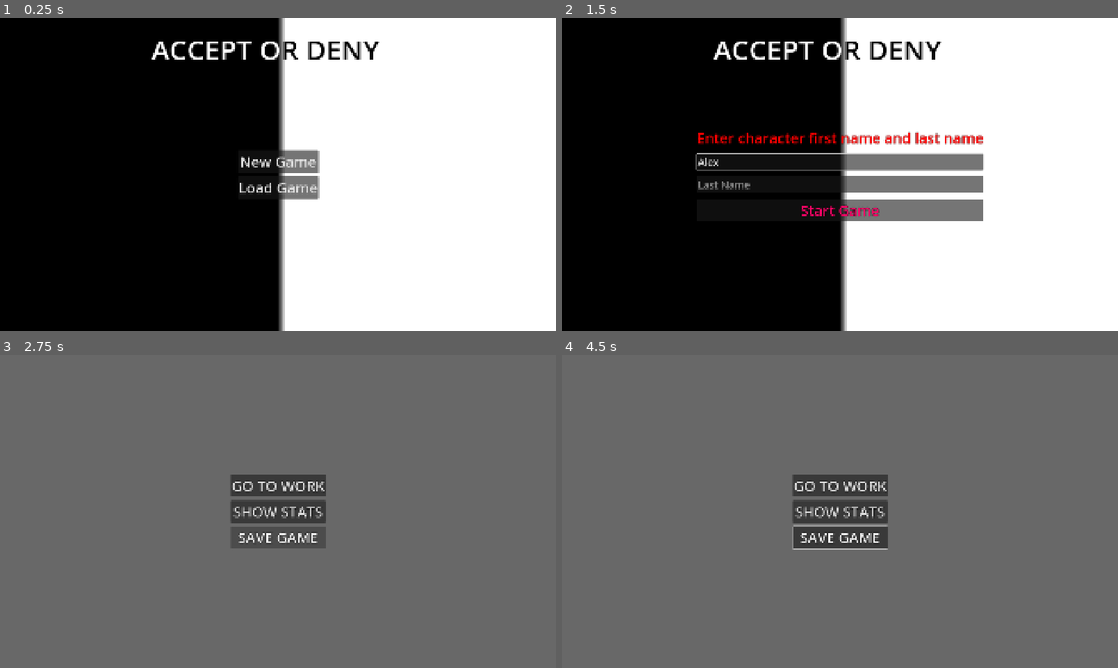
Above: before the commit, frames 1-4 (two rows, left to right).
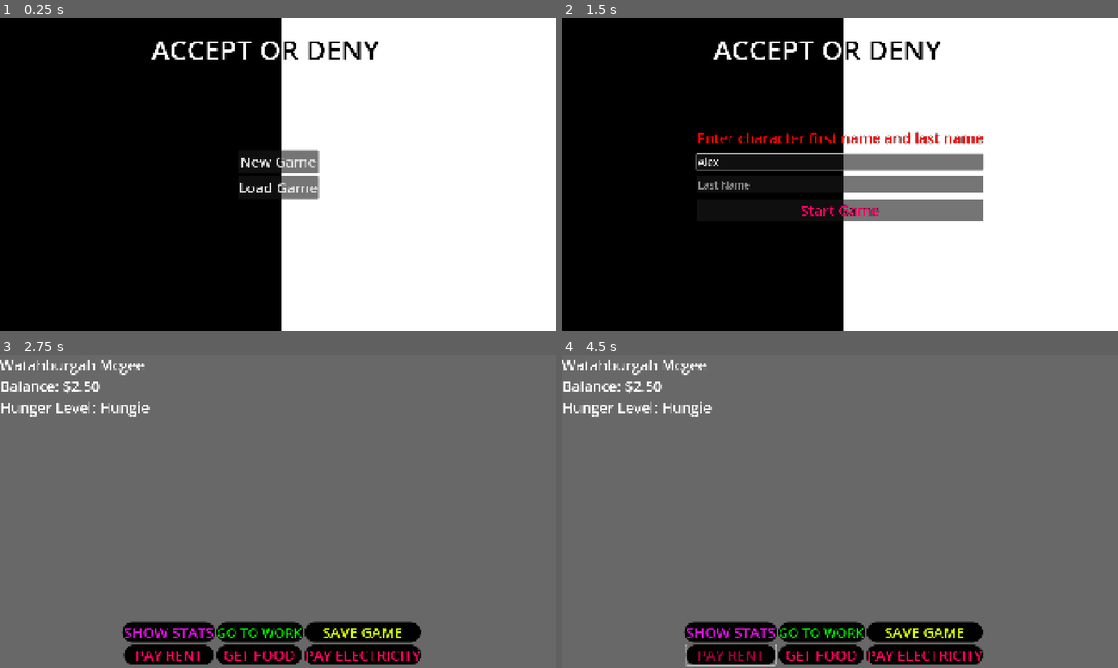
Above: after the commit, the same moments.

Repository: HiImTonyy/acceptordeny
Game: Godot game, scene res://scenes/main_menu.tscn
Same seed, same stepped clock (60 frames per second), same inputs: the game is played once before the commit and once after it.
Inputs (mouse positions are in pixels of both pictures, inside the frame that each line leads up to):
- Up to frame 1 (0.25 s): no input
- Up to frame 2 (1.5 s): click "New Game" at 0.5 s; click (840, 161) at 1.27 s; type "Alex" at 1.35 s
- Up to frame 3 (2.75 s): click (278, 520) at 1.5 s; type "Alex" at 1.58 s; click "Start Game" at 2 s
- Up to frame 4 (4.5 s): click "SHOW STATS" at 2.75 s; click "SAVE GAME" at 3.5 s; click (728, 655) at 4.25 s, where only the run after the commit has a clickable "PAY RENT"

The runs differ from the first frame. In frame 1, 1.7% of the frame differs, in the area x 27-69%, y 0-100%; in frame 2, 2.5%; in frame 3, 11%; in frame 4, 12%, in the area x 0-76%, y 1-100%.

Commit message:
Added main home buttons.

Diff:
--- a/project.godot
+++ b/project.godot
@@ -24,3 +24,7 @@
 window/size/viewport_width=1920
 window/size/viewport_height=1080
 window/stretch/mode="canvas_items"
+
+[rendering]
+
+textures/canvas_textures/default_texture_filter=0
--- a/scenes/home.tscn
+++ b/scenes/home.tscn
@@ -1,6 +1,37 @@
-[gd_scene load_steps=2 format=3 uid="uid://cqfobbs4xqhqh"]
+[gd_scene load_steps=7 format=3 uid="uid://cqfobbs4xqhqh"]
 
 [ext_resource type="Script" uid="uid://dqywtegc8560c" path="res://scripts/home.gd" id="1_u4wd2"]
+[ext_resource type="StyleBox" uid="uid://c7wpc68s8mtw5" path="res://style_stuff/normal_button.tres" id="2_u4wd2"]
+
+[sub_resource type="StyleBoxFlat" id="StyleBoxFlat_u4wd2"]
+bg_color = Color(0.004019165, 0.004019165, 0.004019165, 1)
+corner_radius_top_left = 35
+corner_radius_top_right = 35
+corner_radius_bottom_right = 35
+corner_radius_bottom_left = 35
+expand_margin_left = 5.0
+expand_margin_right = 5.0
+
+[sub_resource type="StyleBoxFlat" id="StyleBoxFlat_w18ys"]
+bg_color = Color(0.004019165, 0.004019165, 0.004019165, 1)
+corner_radius_top_left = 35
+corner_radius_top_right = 35
+corner_radius_bottom_right = 35
+corner_radius_bottom_left = 35
+expand_margin_right = 6.0
+
+[sub_resource type="StyleBoxFlat" id="StyleBoxFlat_reixx"]
+bg_color = Color(0.004019165, 0.004019165, 0.004019165, 1)
+corner_radius_top_left = 35
+corner_radius_top_right = 35
+corner_radius_bottom_right = 35
+corner_radius_bottom_left = 35
+
+[sub_resource type="StyleBoxFlat" id="StyleBoxFlat_uhids"]
+corner_radius_top_left = 35
+corner_radius_top_right = 35
+corner_radius_bottom_right = 35
+corner_radius_bottom_left = 35
 
 [node name="Main" type="Node2D"]
 script = ExtResource("1_u4wd2")
@@ -15,37 +46,108 @@
 grow_vertical = 2
 color = Color(0.40832946, 0.40832946, 0.40832946, 1)
 
-[node name="ContainerMainButtons" type="VBoxContainer" parent="HomeUI"]
-anchors_preset = 8
+[node name="ContainerMainButtons" type="GridContainer" parent="HomeUI"]
+anchors_preset = 7
 anchor_left = 0.5
-anchor_top = 0.5
+anchor_top = 1.0
 anchor_right = 0.5
-anchor_bottom = 0.5
-offset_left = -55.5
-offset_top = -20.0
-offset_right = 55.5
-offset_bottom = 20.0
+anchor_bottom = 1.0
+offset_left = -532.0
+offset_top = -158.0
+offset_right = 532.0
 grow_horizontal = 2
-grow_vertical = 2
-theme_override_constants/separation = 12
+grow_vertical = 0
+theme_override_constants/h_separation = 10
+theme_override_constants/v_separation = 10
+columns = 3
+
+[node name="ButtonPlayerStats" type="Button" parent="HomeUI/ContainerMainButtons"]
+layout_mode = 2
+theme_override_colors/font_color = Color(0.8745098, 0.050980393, 0.8745098, 1)
+theme_override_colors/font_hover_color = Color(0.5542525, 0.0037505405, 0.5542997, 1)
+theme_override_colors/font_outline_color = Color(0, 0, 0, 1)
+theme_override_constants/outline_size = 5
+theme_override_font_sizes/font_size = 50
+theme_override_styles/normal = SubResource("StyleBoxFlat_u4wd2")
+theme_override_styles/pressed = ExtResource("2_u4wd2")
+theme_override_styles/hover = ExtResource("2_u4wd2")
+text = "SHOW STATS"
 
 [node name="ButtonGoToWork" type="Button" parent="HomeUI/ContainerMainButtons"]
 layout_mode = 2
+theme_override_colors/font_color = Color(3.9948522e-06, 0.8876626, 0, 1)
+theme_override_colors/font_hover_color = Color(0.0016718216, 0.4447694, 0, 1)
+theme_override_colors/font_outline_color = Color(0, 0, 0, 1)
+theme_override_constants/outline_size = 5
+theme_override_font_sizes/font_size = 46
+theme_override_styles/normal = SubResource("StyleBoxFlat_w18ys")
+theme_override_styles/pressed = ExtResource("2_u4wd2")
+theme_override_styles/hover = ExtResource("2_u4wd2")
+text = "GO TO WORK"
+
+[node name="ButtonSaveGame" type="Button" parent="HomeUI/ContainerMainButtons"]
+layout_mode = 2
+theme_override_colors/font_color = Color(0.84705883, 1, 0, 1)
+theme_override_colors/font_hover_color = Color(0.49421448, 0.49660206, 1.92523e-07, 1)
 theme_override_colors/font_outline_color = Color(0, 0, 0, 1)
 theme_override_constants/outline_size = 5
 theme_override_font_sizes/font_size = 50
-text = "GO TO WORK"
+theme_override_styles/normal = SubResource("StyleBoxFlat_reixx")
+theme_override_styles/pressed = ExtResource("2_u4wd2")
+theme_override_styles/hover = ExtResource("2_u4wd2")
+text = "SAVE GAME"
 
-[node name="ButtonPlayerStats" type="Button" parent="HomeUI/ContainerMainButtons"]
+[node name="ButtonPayRent" type="Button" parent="HomeUI/ContainerMainButtons"]
 layout_mode = 2
+theme_override_colors/font_color = Color(1, 0, 0.36862746, 1)
+theme_override_colors/font_hover_color = Color(0.6266698, 0, 0.2170606, 1)
 theme_override_colors/font_outline_color = Color(0, 0, 0, 1)
 theme_override_constants/outline_size = 5
 theme_override_font_sizes/font_size = 50
-text = "SHOW STATS"
+theme_override_styles/normal = ExtResource("2_u4wd2")
+theme_override_styles/pressed = ExtResource("2_u4wd2")
+theme_override_styles/hover = ExtResource("2_u4wd2")
+text = "PAY RENT"
 
-[node name="ButtonSaveGame" type="Button" parent="HomeUI/ContainerMainButtons"]
+[node name="ButtonPayFood" type="Button" parent="HomeUI/ContainerMainButtons"]
 layout_mode = 2
+theme_override_colors/font_color = Color(1, 0, 0.36862746, 1)
+theme_override_colors/font_hover_color = Color(0.6266698, 0, 0.2170606, 1)
 theme_override_colors/font_outline_color = Color(0, 0, 0, 1)
 theme_override_constants/outline_size = 5
 theme_override_font_sizes/font_size = 50
-text = "SAVE GAME"
+theme_override_styles/normal = ExtResource("2_u4wd2")
+theme_override_styles/pressed = ExtResource("2_u4wd2")
+theme_override_styles/hover = ExtResource("2_u4wd2")
+text = "GET FOOD"
+
+[node name="ButtonPayElectricity" type="Button" parent="HomeUI/ContainerMainButtons"]
+layout_mode = 2
+theme_override_colors/font_color = Color(1, 0, 0.36862746, 1)
+theme_override_colors/font_hover_color = Color(0.6266698, 0, 0.2170606, 1)
+theme_override_colors/font_outline_color = Color(0, 0, 0, 1)
+theme_override_constants/outline_size = 5
+theme_override_font_sizes/font_size = 50
+theme_override_styles/normal = ExtResource("2_u4wd2")
+theme_override_styles/pressed = SubResource("StyleBoxFlat_uhids")
+theme_override_styles/hover = ExtResource("2_u4wd2")
+text = "PAY ELECTRICITY"
+
+[node name="ContainerTopUI" type="VBoxContainer" parent="HomeUI"]
+offset_right = 350.0
+offset_bottom = 49.0
+
+[node name="LabelPlayerName" type="Label" parent="HomeUI/ContainerTopUI"]
+layout_mode = 2
+theme_override_font_sizes/font_size = 50
+text = "Watahburgah Mcgee"
+
+[node name="LabelCash" type="Label" parent="HomeUI/ContainerTopUI"]
+layout_mode = 2
+theme_override_font_sizes/font_size = 50
+text = "Balance: $2.50"
+
+[node name="LabelHungerLevel" type="Label" parent="HomeUI/ContainerTopUI"]
+layout_mode = 2
+theme_override_font_sizes/font_size = 50
+text = "Hunger Level: Hungie"
--- a/scripts/player.gd
+++ b/scripts/player.gd
@@ -4,8 +4,10 @@
 var last_name = "Sepreoni"
 var cash : float = 0.00
 enum rank {noobie, junior, officer, senior_officer, master}
+var current_rank = rank.noobie
 var daily_wage : float = 50.00
 var went_to_work : bool = false
 enum hunger_level {dying, very_hugry, hungry, alright, great, full, fatso}
+var current_hunger_level = hunger_level.great
 var times_ate_today : int = 0
 var total_food_items : int = 0
--- /dev/null
+++ b/style_stuff/normal_button.tres
@@ -0,0 +1,8 @@
+[gd_resource type="StyleBoxFlat" format=3 uid="uid://c7wpc68s8mtw5"]
+
+[resource]
+bg_color = Color(0.004019165, 0.004019165, 0.004019165, 1)
+corner_radius_top_left = 35
+corner_radius_top_right = 35
+corner_radius_bottom_right = 35
+corner_radius_bottom_left = 35
